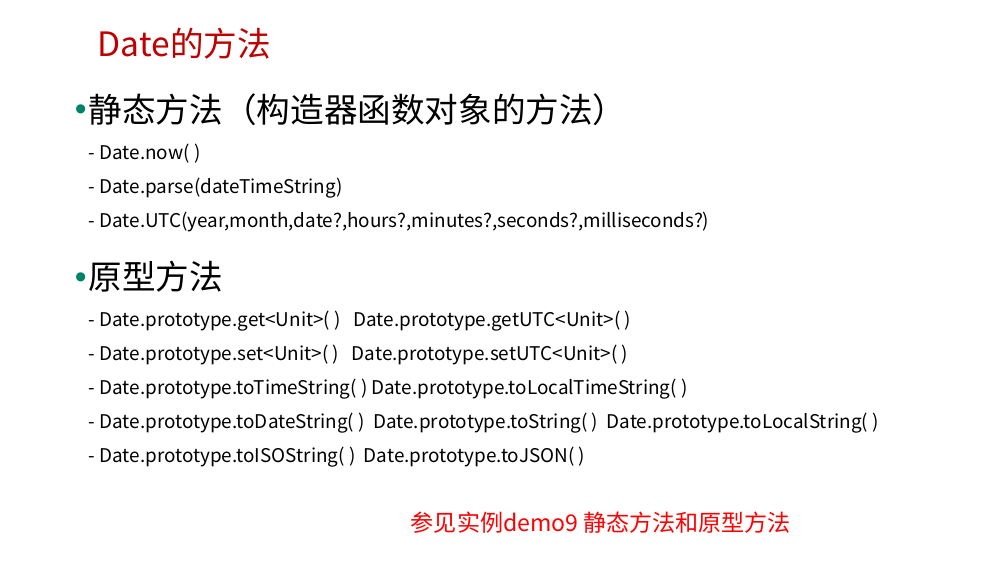
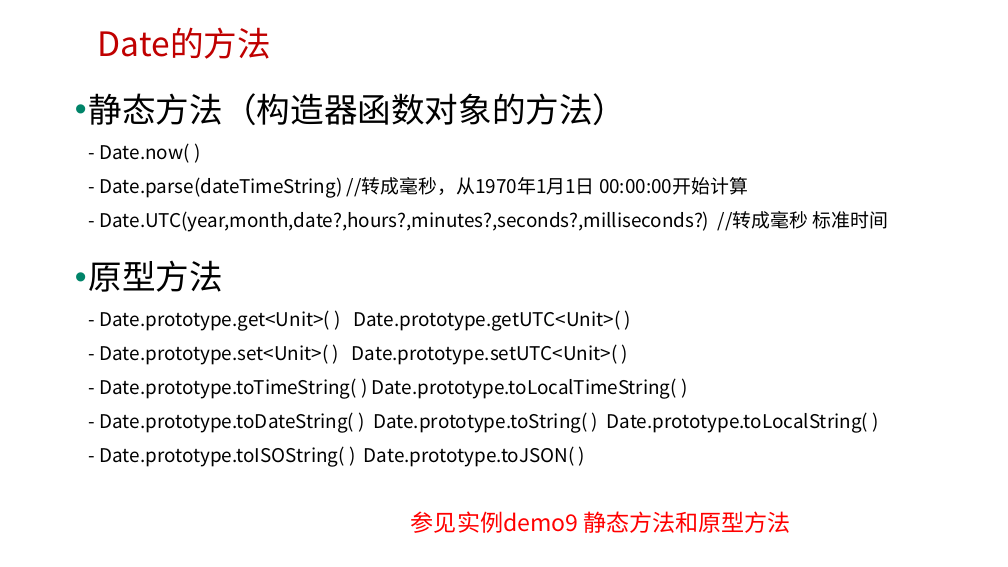
Before and after one commit to edu2act/course-javascript-advanced, a slide deck: slide 19 of 课程PPT/09.JavaScript标准内置对象-构造器（Array、Date、Error等）.pptx. Drawn at 1008x567 pixels with LibreOffice and Linux fonts; fonts in the diff are those of the drawing; background and template pictures are left out. Boxes give left, top, right and bottom in pixels: in the first picture for what was removed or moved away, otherwise in the second. Text is boxed around its words. In the diff, an @@ line names an element or a change of style, - is before the commit and + after.

```diff
--- a/课程PPT/09.JavaScript标准内置对象-构造器（Array、Date、Error等）.pptx
+++ b/课程PPT/09.JavaScript标准内置对象-构造器（Array、Date、Error等）.pptx
@@ text at (89, 93, 889, 232): text changed @@
-• 静态方法（构造器函数对象的方法）
-  - Date.now( )
-  - Date.parse(dateTimeString)
-  - Date.UTC(year,month,date?,hours?,minutes?,seconds?,milliseconds?)
+• 静态方法（构造器函数对象的方法）
+  - Date.now( )
+  - Date.parse(dateTimeString) //转成毫秒，从1970年1月1日 00:00:00开始计算
+  - Date.UTC(year,month,date?,hours?,minutes?,seconds?,milliseconds?) //转成毫秒 标准时间
```
Also in this commit, not shown: 6 other slides changed, 7 other files.
